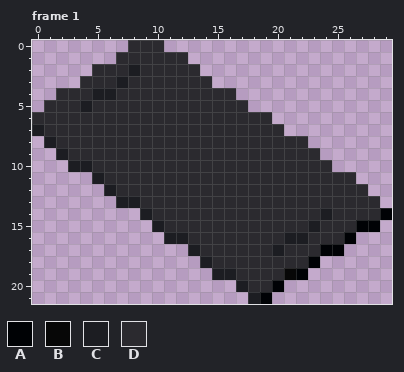
File history of a animated GIF sprite, images/phone.gif. Above: the version before the commit.
Colours within 5 levels of each other are drawn and written as one. Shown: frame 1. The commit also changed other frames, which this record leaves out.
Palette (. is transparent): A #000205  B #070707  C #1c1d22  D #2b2a2f
Pixels before, frame 1, first column x 0:
 0 ........DDD...................
 1 .......DDDDDD.................
 2 .....DDDCDDDDD................
 3 ....DDDCDDDDDDD...............
 4 ..DDDCCDDDDDDDDDD.............
 5 .DDDCDDDDDDDDDDDDD............
 6 DDDDDDDDDDDDDDDDDDDD..........
 7 CDDDDDDDDDDDDDDDDDDDD.........
 8 .CDDDDDDDDDDDDDDDDDDDDD.......
 9 ..CDDDDDDDDDDDDDDDDDDDDD......
10 ...CCDDDDDDDDDDDDDDDDDDDD.....
11 .....CDDDDDDDDDDDDDDDDDDDDD...
12 ......CDDDDDDDDDDDDDDDDDDDDD..
13 .......CCDDDDDDDDDDDDDDDDDDDD.
14 .........CDDDDDDDDDDDDDDCDDDDA
15 ..........CDDDDDDDDDDDDCDDDAA.
16 ...........CCDDDDDDDDCCDDDA...
17 .............CDDDDDDCDDDAA....
18 ..............CDDDDDDDDA......
19 ...............CCDDDDBA.......
20 .................CDDA.........
21 ..................CA..........
The result:
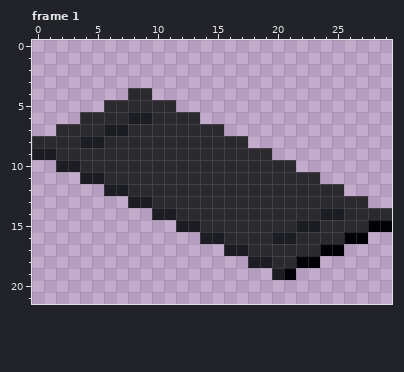
What changed:
file 30x22 -> 60x44 pixels (blocks of 1x1 -> 2x2; one block is one cell here)
Changed rows in their new state; - is an unchanged pixel.
Frame 1:
first column x 0:
 0 --------...-------------------
 1 -------......-----------------
 2 -----.........----------------
 3 ----...........---------------
 4 --......--.......-------------
 5 -.....------......------------
 6 ....----CC----......----------
 7 ..----CC--------.....---------
 8 DD--CC------------.....-------
 9 CCD-----------------....------
10 --C-D-----------------...-----
11 ----C-------------------...---
12 -------C------------------..--
13 -------.-C------------------.-
14 ---------.CC-------------C---D
15 ----------..CC--------C----D-A
16 -----------...CC----C-D----A--
17 -------------...CC--D---------
18 --------------....CC--A-------
19 ---------------.....CA.-------
20 -----------------....---------
21 ------------------..----------
